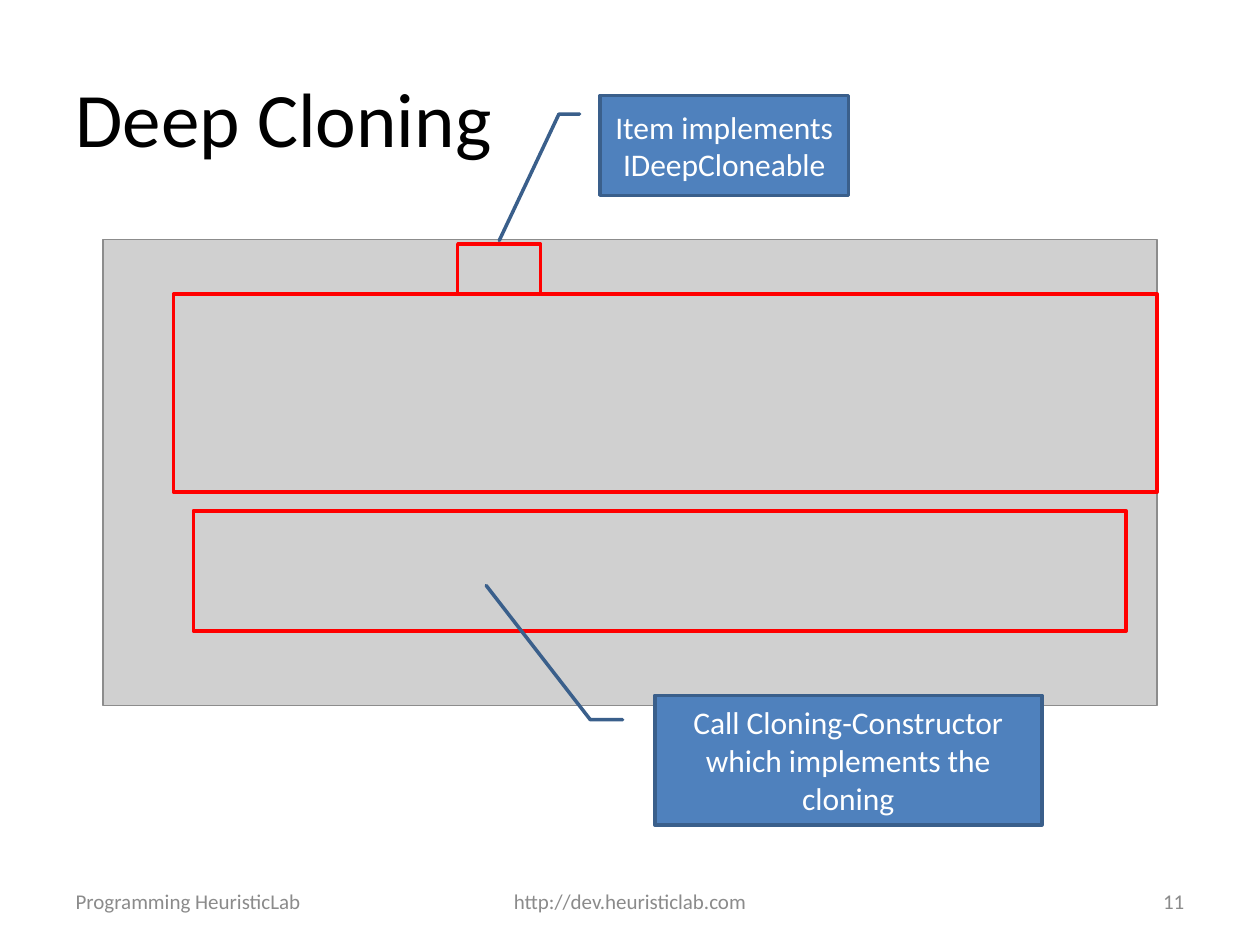
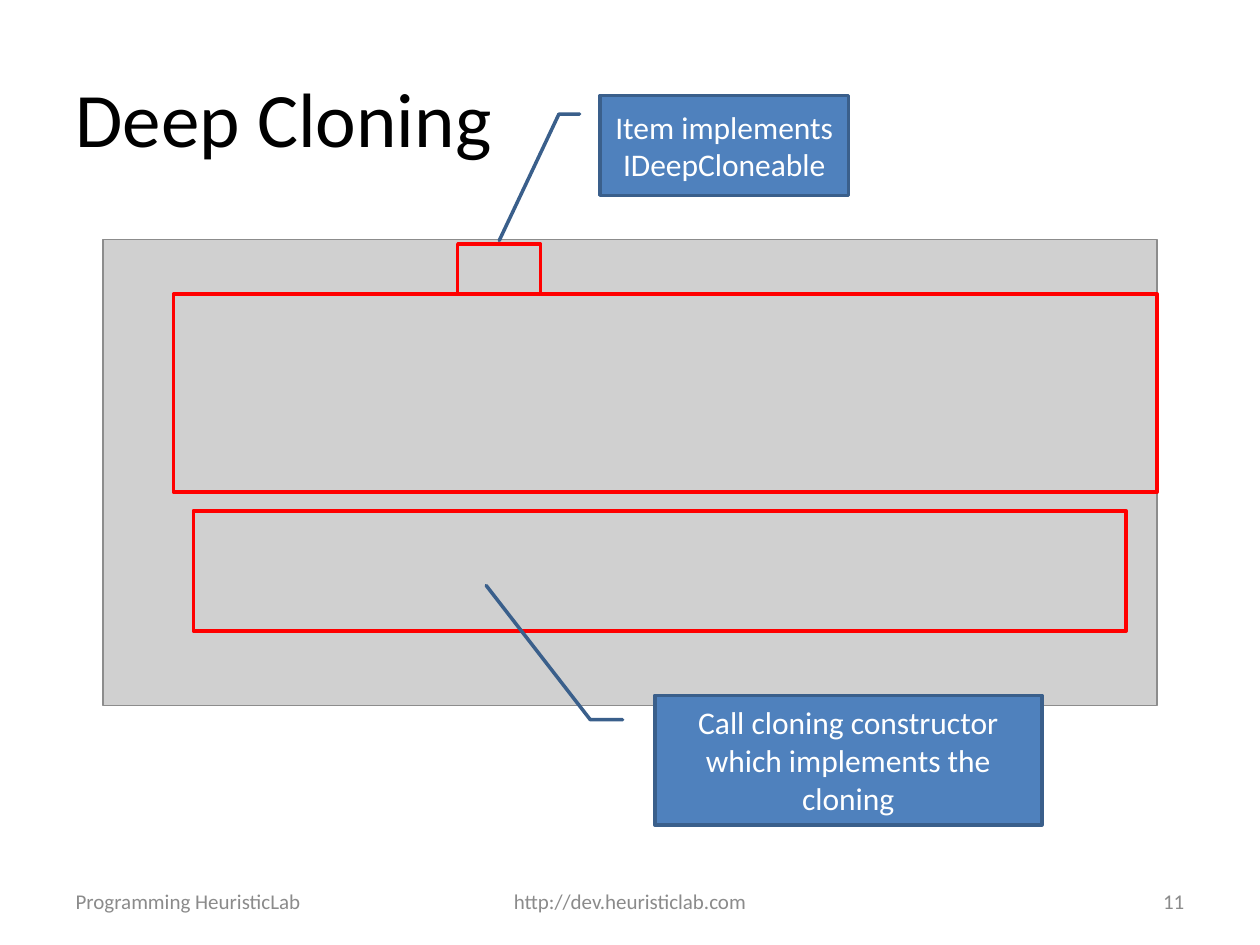
Before and after one commit to heal-research/HeuristicLab, a slide deck: slide 11 of documentation/Tutorials/Programming HeuristicLab - Basics.pptx. Drawn at 1260x945 pixels with LibreOffice and Linux fonts; fonts in the diff are those of the drawing; grey boxes stand for pictures; background and template pictures are left out. Boxes give left, top, right and bottom in pixels: in the first picture for what was removed or moved away, otherwise in the second. Text is boxed around its words. In the diff, an @@ line names an element or a change of style, - is before the commit and + after.

```diff
--- a/documentation/Tutorials/Programming HeuristicLab - Basics.pptx
+++ b/documentation/Tutorials/Programming HeuristicLab - Basics.pptx
@@ text in border callout at <box>698,712,998,816</box>: text changed @@
-Call Cloning-Constructor which implements the cloning
+Call cloning constructor which implements the cloning
```
Also in this commit, not shown: 2 other slides changed, 1 other file.
